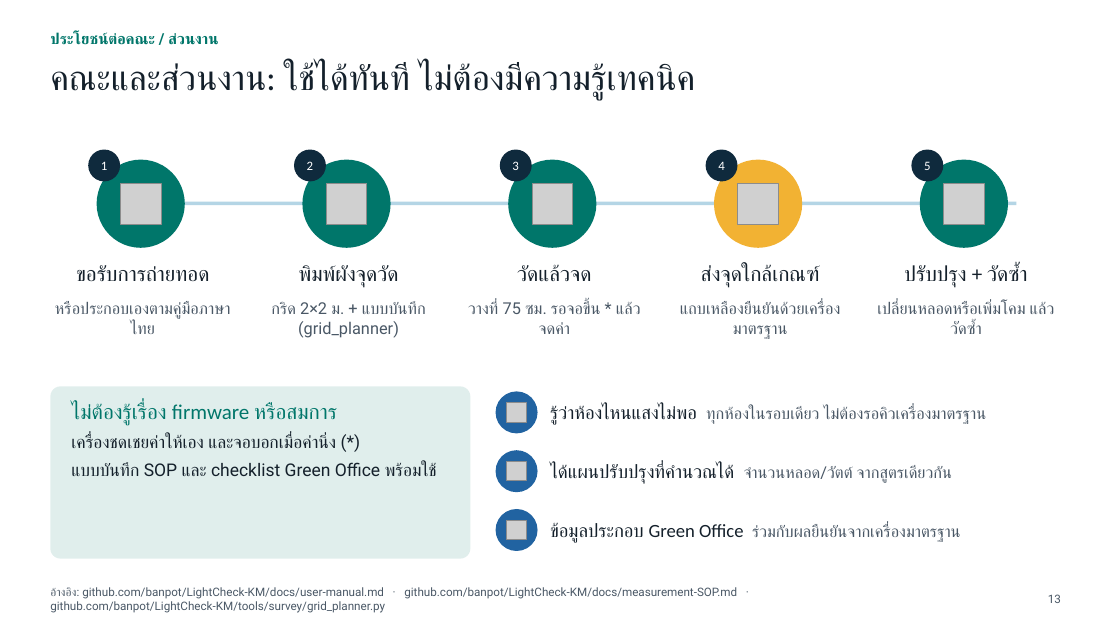
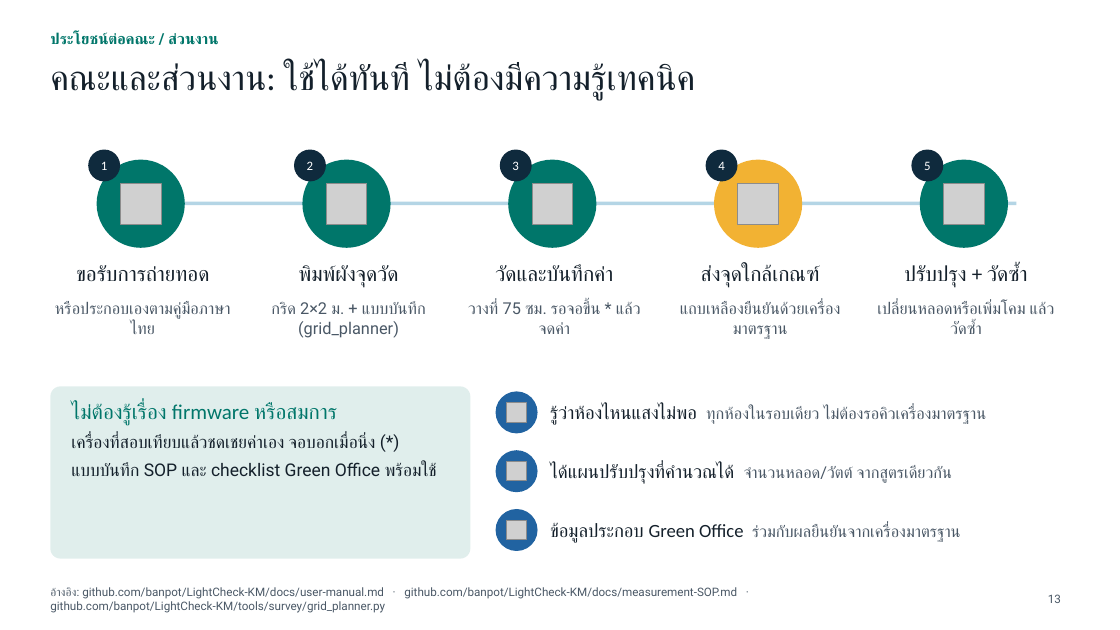
Before and after one commit to banpot/LightCheck-KM, a slide deck: slide 13 of presentation/LightCheck-KM_oral_KMDay2569.pptx. Drawn at 1120x630 pixels with LibreOffice and Linux fonts; fonts in the diff are those of the drawing; grey boxes stand for pictures; background and template pictures are left out. Boxes give left, top, right and bottom in pixels: in the first picture for what was removed or moved away, otherwise in the second. Text is boxed around its words. In the diff, an @@ line names an element or a change of style, - is before the commit and + after.

```diff
--- a/presentation/LightCheck-KM_oral_KMDay2569.pptx
+++ b/presentation/LightCheck-KM_oral_KMDay2569.pptx
@@ text at bbox=[495, 264, 613, 281]: text changed @@
-วัดแล้วจด
+วัดและบันทึกค่า
@@ text at bbox=[71, 435, 376, 448]: text changed @@
-เครื่องชดเชยค่าให้เอง และจอบอกเมื่อค่านิ่ง (*)
+เครื่องที่สอบเทียบแล้วชดเชยค่าเอง จอบอกเมื่อนิ่ง (*)
```
Also in this commit, not shown: 11 other slides changed, 12 other files.
